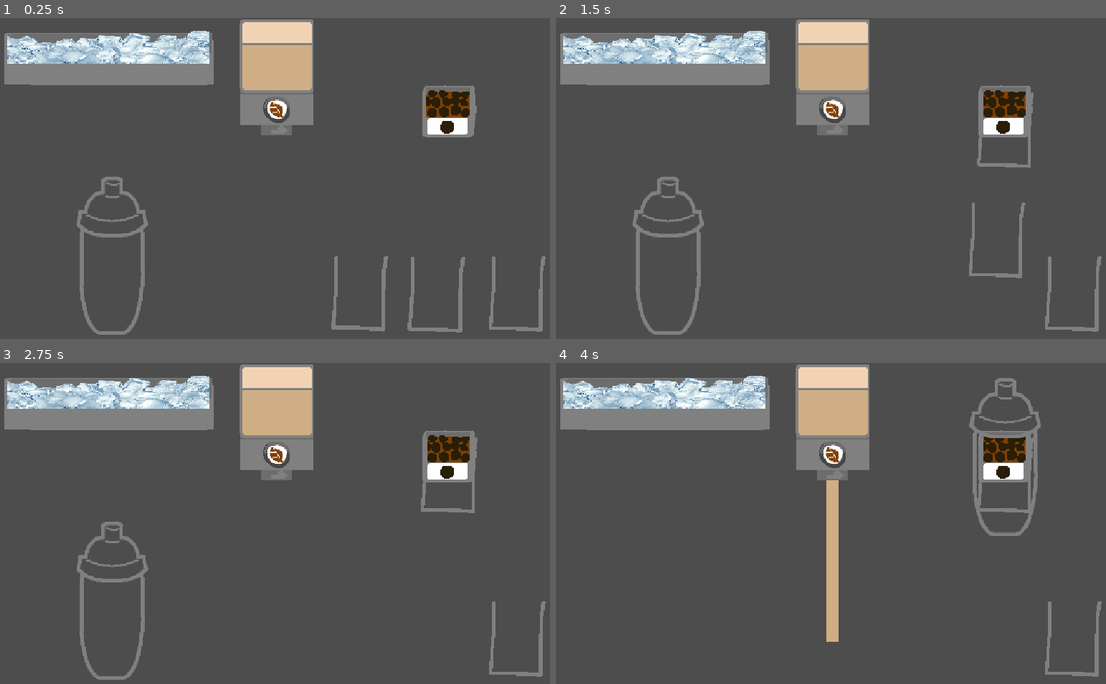
Above: before the commit, frames 1-4 (two rows, left to right).
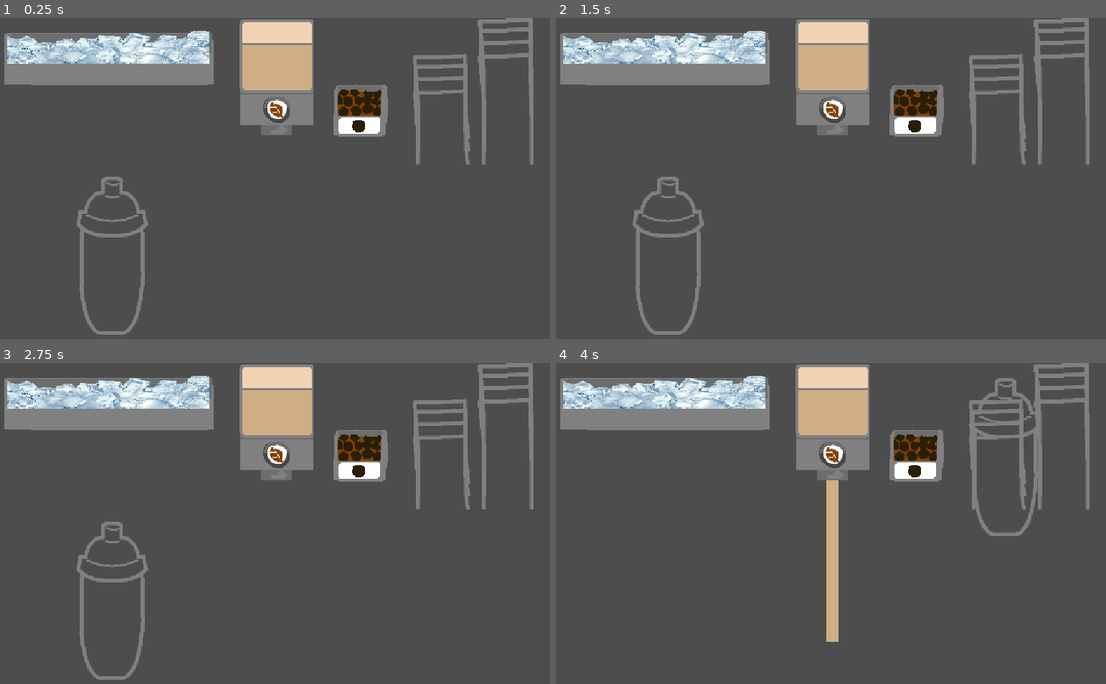
Above: after the commit, the same moments.

Repository: kimypham/bobatea
Game: Godot game, scene res://main.tscn
Same seed, same stepped clock (60 frames per second), same inputs: the game is played once before the commit and once after it.
Inputs (mouse positions are in pixels of both pictures, inside the frame that each line leads up to):
- Up to frame 1 (0.25 s): no input
- Up to frame 2 (1.5 s): tap Enter at 0.5 s; drag from (913, 274) to (1007, 111) at 0.52 s; tap Space at 1.25 s; drag from (990, 278) to (1007, 111) at 1.27 s
- Up to frame 3 (2.75 s): tap Enter at 2 s; move the mouse to (517, 619) at 2.02 s; click (517, 619) at 2.17 s
- Up to frame 4 (4 s): tap Space at 2.75 s; drag from (666, 587) to (1007, 456) at 2.77 s; tap Enter at 3.5 s; drag from (831, 452) to (1007, 456) at 3.52 s

The runs differ from the first frame. In frame 1, 6.2% of the frame differs, in the area x 60-100%, y 0-98%; in frame 2, 5.9%; in frame 3, 5.6%; in frame 4, 5.2%.

Commit message:
add large cup, add cup generators

Diff:
--- a/cup.gd
+++ b/cup.gd
@@ -3,6 +3,15 @@
 # --- References ---
 @onready var sprite = $EmptyCupSprite
 @onready var hitbox = $Hitbox
+@onready var hitbox_shape = $Hitbox/CupHitbox
+
+@export var cup_size: String = "regular"
+
+const hitbox_size_medium: Vector2 = Vector2(125, 220)
+const hitbox_position_medium: Vector2 = Vector2(0, 0)
+
+const hitbox_size_large: Vector2 = Vector2(125, 300)
+const hitbox_position_large: Vector2 = Vector2(0, 0)
 
 # --- Dragging ---
 var is_dragging = false
@@ -10,6 +19,7 @@
 
 # --- Textures ---
 var cup_boba = preload("res://art/cup-boba.png")
+var cup_large = preload("res://art/cup-large.png")
 
 # --- Ingredient scenes ---
 var ingredient_scenes = {
@@ -19,10 +29,23 @@
 var ingredient_scoops := {}  # tracks scoops per ingredient type
 
 var spacing_y = 20  # adjust to your sprite height
-var base_y = 45     # starting Y position inside the cup (adjust to sit at the bottom)
+var base_y_regular = 45     # starting Y position inside the cup (adjust to sit at the bottom)
+var base_y_large = 85
 
 func _ready():
 	hitbox.connect("clicked", Callable(self, "_on_cup_hitbox_clicked"))
+
+	var shape = hitbox_shape.shape.duplicate()
+	hitbox_shape.shape = shape
+	match cup_size:
+		"regular":
+			shape.size = hitbox_size_medium
+			hitbox_shape.position = hitbox_position_medium
+		"large":
+			shape.size = hitbox_size_large
+			hitbox_shape.position = hitbox_position_large
+
+			sprite.texture = cup_large
 
 func _process(delta):
 	if is_dragging:
@@ -55,6 +78,10 @@
 		if current_tool != ToolManager.Tool.NONE:
 			ToolManager.scoop_release()
 
+func start_dragging():
+	is_dragging = true
+	mouse_offset = Vector2.ZERO  # cursor is already at the cup's position
+
 func _add_scoop(ingredient: String):
 	if not ingredient_scenes.has(ingredient):
 		push_error("Unknown ingredient: " + ingredient)
@@ -62,7 +89,10 @@
 
 	var count = ingredient_scoops.get(ingredient, []).size()
 	var new_sprite = ingredient_scenes[ingredient].instantiate()
-	new_sprite.position = Vector2(0, base_y - count * spacing_y)
+	var base_y_based_on_size = base_y_regular
+	if cup_size == "large":
+		base_y_based_on_size = base_y_large
+	new_sprite.position = Vector2(0, base_y_based_on_size - count * spacing_y)
 	add_child(new_sprite)
 	move_child(new_sprite, 0)
 
--- a/cup.tscn
+++ b/cup.tscn
@@ -5,7 +5,7 @@
 [ext_resource type="Script" uid="uid://vha74w1et0b0" path="res://hitbox.gd" id="3_q1s7v"]
 
 [sub_resource type="RectangleShape2D" id="RectangleShape2D_hxhe5"]
-size = Vector2(133, 235)
+size = Vector2(116, 199)
 
 [node name="Cup" type="Node2D"]
 script = ExtResource("1_358bg")
@@ -19,7 +19,7 @@
 script = ExtResource("3_q1s7v")
 
 [node name="CupHitbox" type="CollisionShape2D" parent="Hitbox"]
-position = Vector2(0, -3)
+position = Vector2(0.5, 13)
 shape = SubResource("RectangleShape2D_hxhe5")
 
 [connection signal="clicked" from="Hitbox" to="EmptyCupSprite" method="_on_hitbox_clicked"]
--- /dev/null
+++ b/generate_cup.gd
@@ -0,0 +1,41 @@
+extends Node2D
+
+@export var cup_size: String = "regular"
+
+@onready var sprite = $GenerateCupSprite
+@onready var hitbox = $Hitbox
+@onready var hitbox_shape = $Hitbox/GenerateCupHitbox
+
+var cup_scene = preload("res://cup.tscn")
+
+var cup_large = preload("res://art/cup-generator-large.png")
+
+const hitbox_size_medium: Vector2 = Vector2(125, 220)
+const hitbox_position_medium: Vector2 = Vector2(0, 0)
+
+const hitbox_size_large: Vector2 = Vector2(125, 300)
+const hitbox_position_large: Vector2 = Vector2(0, 0)
+
+func _ready():
+	hitbox.connect("clicked", _on_clicked)
+
+	var shape = hitbox_shape.shape.duplicate()
+	hitbox_shape.shape = shape
+	match cup_size:
+		"regular":
+			shape.size = hitbox_size_medium
+			hitbox_shape.position = hitbox_position_medium
+		"large":
+			shape.size = hitbox_size_large
+			hitbox_shape.position = hitbox_position_large
+
+			sprite.texture = cup_large
+
+
+func _on_clicked():
+	var new_cup = cup_scene.instantiate()
+	new_cup.global_position = global_position
+	new_cup.cup_size = cup_size
+	get_parent().add_child(new_cup)
+
+	new_cup.start_dragging()
--- /dev/null
+++ b/generate_cup.tscn
@@ -0,0 +1,21 @@
+[gd_scene load_steps=5 format=3 uid="uid://b3fxjrtwf34e7"]
+
+[ext_resource type="Script" uid="uid://bcaw6oyvbucc6" path="res://generate_cup.gd" id="1_d5ilg"]
+[ext_resource type="Script" uid="uid://vha74w1et0b0" path="res://hitbox.gd" id="2_1gewj"]
+[ext_resource type="Texture2D" uid="uid://dxfptfof5ajss" path="res://art/cup-generator-medium.png" id="2_d5ilg"]
+
+[sub_resource type="RectangleShape2D" id="RectangleShape2D_d5ilg"]
+size = Vector2(122, 162)
+
+[node name="GenerateCup" type="Node2D"]
+script = ExtResource("1_d5ilg")
+
+[node name="GenerateCupSprite" type="Sprite2D" parent="."]
+texture = ExtResource("2_d5ilg")
+
+[node name="Hitbox" type="Area2D" parent="."]
+script = ExtResource("2_1gewj")
+
+[node name="GenerateCupHitbox" type="CollisionShape2D" parent="Hitbox"]
+position = Vector2(-1, -1)
+shape = SubResource("RectangleShape2D_d5ilg")
--- a/main.tscn
+++ b/main.tscn
@@ -6,24 +6,20 @@
 [ext_resource type="PackedScene" uid="uid://clg65vd208ch1" path="res://shaker.tscn" id="5_272bh"]
 [ext_resource type="PackedScene" uid="uid://jkmymv51iir3" path="res://scoop_home.tscn" id="5_lquwl"]
 [ext_resource type="PackedScene" uid="uid://bxxpx6twfulea" path="res://machine.tscn" id="6_7mycd"]
+[ext_resource type="PackedScene" uid="uid://b3fxjrtwf34e7" path="res://generate_cup.tscn" id="7_272bh"]
 
 [node name="Main" type="Node"]
 
 [node name="Cup" parent="." instance=ExtResource("1_ig7tw")]
-position = Vector2(753, 554)
+visible = false
+cup_size = "large"
 
 [node name="ContainerPearl" parent="." instance=ExtResource("2_0xm2m")]
 z_index = -1
-position = Vector2(933, 188)
+position = Vector2(756, 186)
 
 [node name="ToolManager" type="Node" parent="."]
 script = ExtResource("4_1bvp3")
-
-[node name="Cup2" parent="." instance=ExtResource("1_ig7tw")]
-position = Vector2(907, 557)
-
-[node name="Cup3" parent="." instance=ExtResource("1_ig7tw")]
-position = Vector2(1069, 555)
 
 [node name="ScoopHome" parent="." instance=ExtResource("5_lquwl")]
 visible = false
@@ -47,3 +43,10 @@
 [node name="Machine" parent="." instance=ExtResource("6_7mycd")]
 z_index = -1
 position = Vector2(587, 171)
+
+[node name="GenerateCup" parent="." instance=ExtResource("7_272bh")]
+position = Vector2(918, 183)
+
+[node name="GenerateCupLarge" parent="." instance=ExtResource("7_272bh")]
+position = Vector2(1047, 146)
+cup_size = "large"
Binary file changed: art/boba-drawings.png
Binary file added: art/cup-generator-large.png
Not shown, added: art/cup-generator-large.png.import
Binary file added: art/cup-generator-medium.png
Not shown, added: art/cup-generator-medium.png.import
Binary file added: art/cup-large.png
Not shown, added: art/cup-large.png.import
Not shown, added: generate_cup.gd.uid
Not shown: 1 places in main.tscn that only renumber resources
